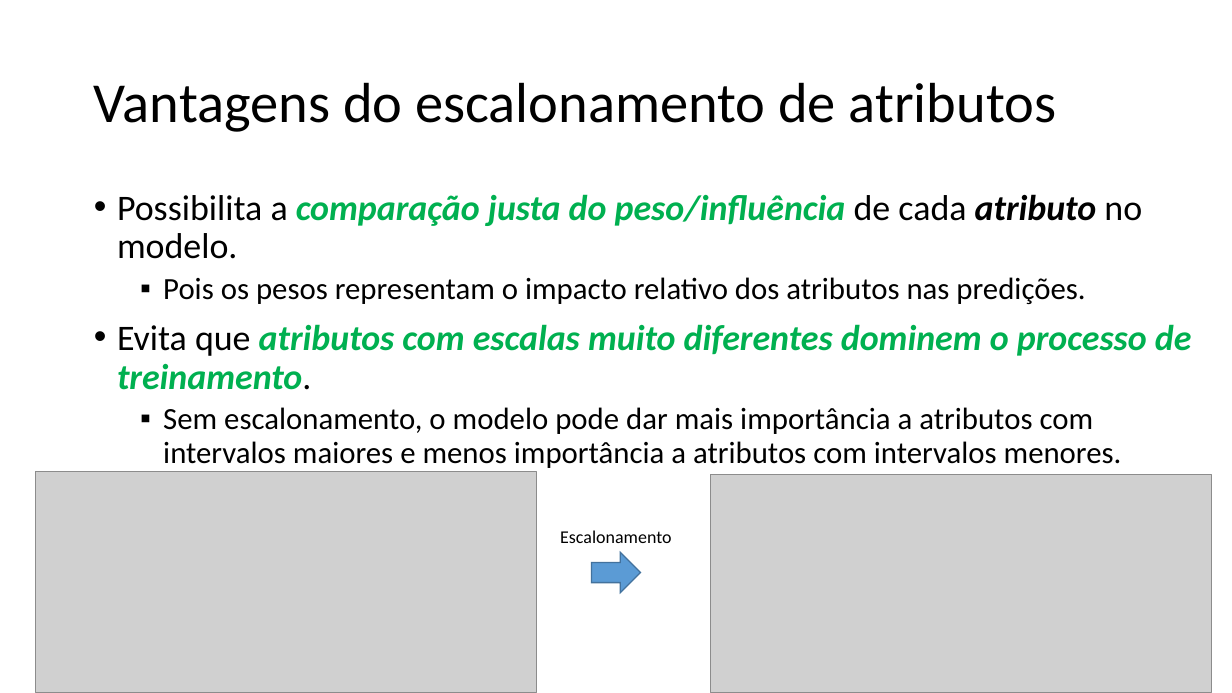
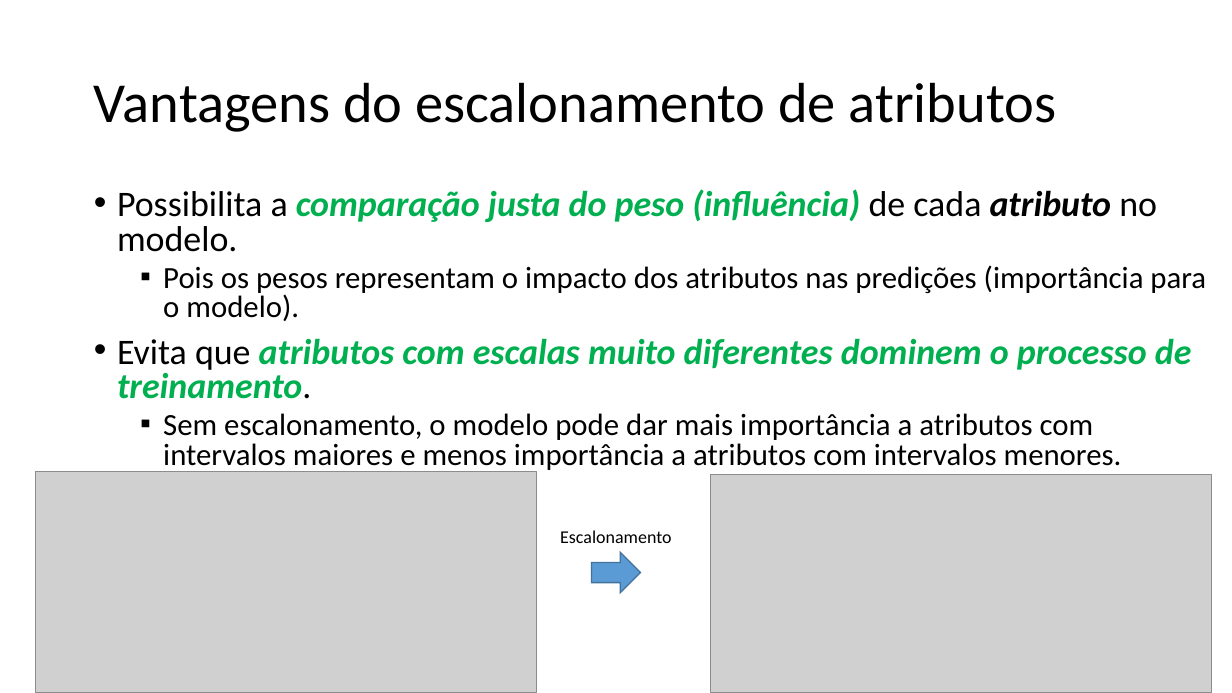
Before and after one commit to zz4fap/t319_aprendizado_de_maquina, a slide deck: slide 12 of slides/T319_Regressão_Linear (Parte IV).pptx. Drawn at 1232x693 pixels with LibreOffice and Linux fonts; fonts in the diff are those of the drawing; grey boxes stand for pictures. Boxes give left, top, right and bottom in pixels: in the first picture for what was removed or moved away, otherwise in the second. Text is boxed around its words. In the diff, an @@ line names an element or a change of style, - is before the commit and + after.

```diff
--- a/slides/T319_Regressão_Linear (Parte IV).pptx
+++ b/slides/T319_Regressão_Linear (Parte IV).pptx
@@ text at [117,189,1206,321]: text changed; size 28 to 24 pt @@
-• Possibilita a comparação justa do peso/influência de cada atributo no modelo.
-  ▪ Pois os pesos representam o impacto relativo dos atributos nas predições.
+• Possibilita a comparação justa do peso (influência) de cada atributo no modelo.
+  ▪ Pois os pesos representam o impacto dos atributos nas predições (importância para o modelo).
@@ text at [117,338,1192,473]: line spacing 0.9 to 0.8 @@
```
Also in this commit, not shown: 7 other slides changed, 3 other files.
